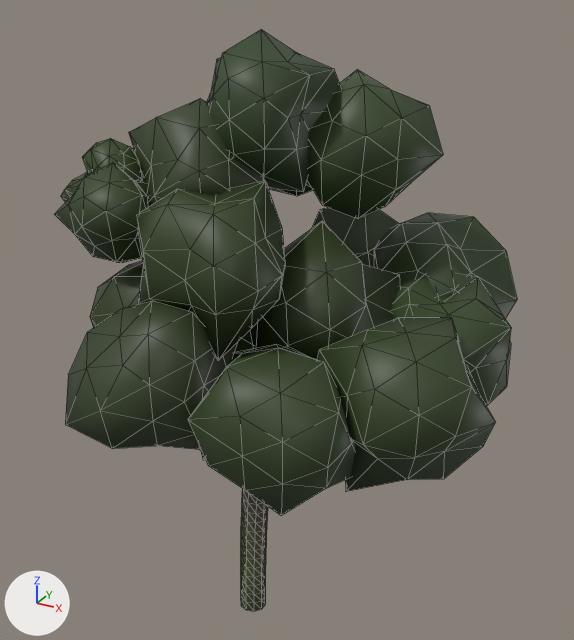
Renders of the glTF model Data/Buttertubs/Trees/SM_TreeFar_sycamore_0.glb from each side of a commit.
Before and after are seen from a 50 mm camera at (9.09, -14.57, 14.87) aimed at (0.96, 0.21, 7.48). Lighting does not change. The marker at lower left points along +X, +Y and +Z. The picture after the commit comes second. Mesh edges are drawn as thin lines. Vertices at exactly the same position are counted once.

In view in the first picture: 'SM_TreeFar_sycamore_0'.
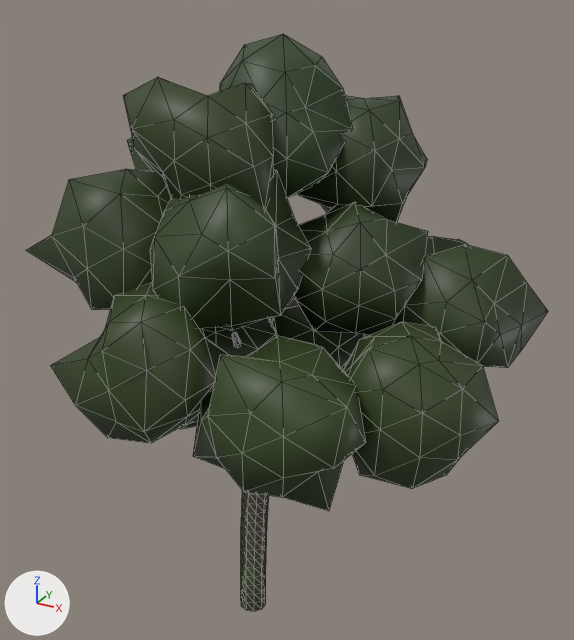
What changed in the scene script:
```text
Change me_sm_treefar_sycamore_0:
    remove me_sm_treefar_sycamore_0.from_pydata(...)  # 1338 vertices, 2535 faces; spans x -3.0..6.4, y -5.4..5.3, z -1.2..13.8
    add me_sm_treefar_sycamore_0.from_pydata(...)  # 1547 vertices, 2920 faces; spans x -3.4..6.5, y -5.1..5.0, z -1.2..13.7
    me_sm_treefar_sycamore_0 part 1: the loose piece of 42 vertices spanning x -0.7..2.3, y -1.7..1.2, z 10.7..13.8 is rebuilt with 42 vertices and now spans x -0.4..2.5, y -1.3..1.4, z 10.6..13.7
    me_sm_treefar_sycamore_0 part 2: the loose piece of 42 vertices spanning x 0.5..3.9, y -2.2..1.0, z 6.5..10.3 is rebuilt with 42 vertices and now spans x 0.9..4.2, y -1.5..1.4, z 7.7..10.6
    me_sm_treefar_sycamore_0 part 3: the loose piece of 42 vertices spanning x 0.6..4.1, y -0.7..2.6, z 10.2..13.0 is rebuilt with 42 vertices and now spans x 0.9..3.7, y -0.2..2.7, z 9.4..12.5
    me_sm_treefar_sycamore_0 part 4: the loose piece of 42 vertices spanning x -3.0..-0.1, y -1.1..1.5, z 8.4..11.3 is rebuilt with 42 vertices and now spans x -3.1..0.3, y -1.3..2.0, z 8.9..12.0
    me_sm_treefar_sycamore_0 part 5: the loose piece of 42 vertices spanning x 0.8..4.1, y -4.6..-1.2, z 5.4..8.5 is rebuilt with 42 vertices and now spans x 1.1..4.6, y -4.9..-2.1, z 5.7..8.9
    me_sm_treefar_sycamore_0 part 6: the loose piece of 42 vertices spanning x -2.6..0.7, y -3.5..-0.2, z 6.1..9.4 is rebuilt with 42 vertices and now spans x -1.8..2.1, y -3.1..-0.1, z 5.6..8.7
    me_sm_treefar_sycamore_0 part 7: the loose piece of 42 vertices spanning x 1.8..5.6, y 0.6..4.3, z 6.2..9.6 is rebuilt with 42 vertices and now spans x 2.1..5.0, y 1.2..4.5, z 6.0..9.2
    me_sm_treefar_sycamore_0 part 8: the loose piece of 42 vertices spanning x 3.0..6.4, y -3.6..-0.2, z 5.6..8.9 is rebuilt with 42 vertices and now spans x 3.1..6.5, y -3.4..-0.4, z 6.0..8.8
    me_sm_treefar_sycamore_0 part 9: the loose piece of 42 vertices spanning x -0.2..3.5, y 1.0..5.3, z 5.1..9.8 is rebuilt with 42 vertices and now spans x -0.4..3.0, y 1.3..5.0, z 5.7..9.2
    me_sm_treefar_sycamore_0 part 10: the loose piece of 42 vertices spanning x -0.5..2.4, y -4.1..-1.1, z 8.2..11.2 is rebuilt with 42 vertices and now spans x -0.8..2.5, y -3.7..-0.5, z 8.1..11.4
    me_sm_treefar_sycamore_0 part 11: the loose piece of 42 vertices spanning x -1.8..1.2, y -2.9..0.0, z 9.2..12.6 is rebuilt with 42 vertices and now spans x -1.4..1.8, y -2.9..-0.1, z 10.1..13.1
    me_sm_treefar_sycamore_0 part 12: the loose piece of 42 vertices spanning x -1.2..1.5, y -5.4..-2.2, z 6.3..9.3 is rebuilt with 42 vertices and now spans x -1.6..1.6, y -5.1..-2.2, z 6.3..9.3
    me_sm_treefar_sycamore_0 part 13: the loose piece of 42 vertices spanning x 2.6..6.1, y -1.2..2.4, z 5.2..8.9 is rebuilt with 42 vertices and now spans x 2.3..5.5, y -1.4..1.7, z 5.0..8.0
    me_sm_treefar_sycamore_0 part 14: a new loose piece of 42 vertices spanning x -3.4..-0.1, y -3.6..-0.1, z 7.9..11.2, in mat_defaultmaterial
    me_sm_treefar_sycamore_0 part 15: a new loose piece of 42 vertices spanning x 3.0..6.4, y -0.5..2.7, z 6.4..9.7, in mat_defaultmaterial
    me_sm_treefar_sycamore_0 part 16: the loose piece of 42 vertices spanning x -2.9..-1.5, y -2.7..-1.4, z 9.9..11.2 is deleted
    me_sm_treefar_sycamore_0 part 17: the loose piece of 42 vertices spanning x -2.4..-1.1, y -2.7..-1.4, z 10.3..11.8 is deleted
    me_sm_treefar_sycamore_0 part 18: the loose piece of 42 vertices spanning x -2.4..-0.3, y -3.7..-1.6, z 9.4..11.4 is deleted
    me_sm_treefar_sycamore_0 part 19: 5 vertices moved within x 0.3..0.7, y -0.2..0.4, z 4.3..5.7; 431 vertices removed from x -2.0..2.6, y -2.3..3.2, z 3.7..12.7; 517 vertices added at x -1.3..2.9, y -2.4..2.9, z 3.8..12.6
    other edits to the shape of me_sm_treefar_sycamore_0 do not show in these pictures
```

Changed parts and their boxes (x1, y1, x2, y2) in the pictures (574 x 640 px; the box of a moved part takes in the faces that stretch with it):
'SM_TreeFar_sycamore_0', reshaped (13% wider)
    before: (54, 29, 517, 611)
    after: (26, 34, 548, 611)
part 1 of me_sm_treefar_sycamore_0, rebuilt
    before: (207, 29, 341, 192)
    after: (219, 34, 352, 198)
part 2 of me_sm_treefar_sycamore_0, rebuilt
    before: (250, 221, 400, 359)
    after: (294, 202, 428, 335)
part 3 of me_sm_treefar_sycamore_0, rebuilt
    before: (306, 70, 443, 219)
    after: (296, 95, 427, 222)
part 4 of me_sm_treefar_sycamore_0, rebuilt (not visible before)
    after: (127, 137, 156, 171)
part 5 of me_sm_treefar_sycamore_0, rebuilt
    before: (188, 344, 355, 516)
    after: (193, 336, 365, 511)
part 6 of me_sm_treefar_sycamore_0, rebuilt
    before: (90, 260, 143, 328)
    after: (180, 318, 277, 429)
part 7 of me_sm_treefar_sycamore_0, rebuilt
    before: (374, 213, 517, 319)
    after: (425, 236, 468, 256)
part 8 of me_sm_treefar_sycamore_0, rebuilt (13% narrower)
    before: (317, 318, 496, 491)
    after: (343, 322, 499, 489)
part 9 of me_sm_treefar_sycamore_0, rebuilt (not visible afterwards)
    before: (312, 207, 399, 267)
part 10 of me_sm_treefar_sycamore_0, rebuilt (9% wider, 10% shorter)
    before: (137, 181, 285, 361)
    after: (150, 170, 311, 331)
part 11 of me_sm_treefar_sycamore_0, rebuilt
    before: (129, 99, 264, 206)
    after: (123, 77, 274, 210)
part 12 of me_sm_treefar_sycamore_0, rebuilt (7% taller)
    before: (65, 301, 238, 450)
    after: (50, 283, 231, 443)
part 13 of me_sm_treefar_sycamore_0, rebuilt (mostly hidden afterwards)
    before: (391, 274, 511, 406)
    after: (342, 362, 347, 370)
part 14 of me_sm_treefar_sycamore_0, added (green)
    after: (26, 169, 171, 310)
part 15 of me_sm_treefar_sycamore_0, added
    after: (393, 244, 548, 368)
part 16 of me_sm_treefar_sycamore_0, deleted
    before: (61, 172, 89, 203)
part 17 of me_sm_treefar_sycamore_0, deleted (green)
    before: (82, 138, 143, 181)
part 18 of me_sm_treefar_sycamore_0, deleted (green)
    before: (54, 163, 149, 263)
part 19 of me_sm_treefar_sycamore_0, moved or reshaped (mostly hidden before)
    before: (200, 185, 313, 460)
    after: (232, 298, 369, 368)
